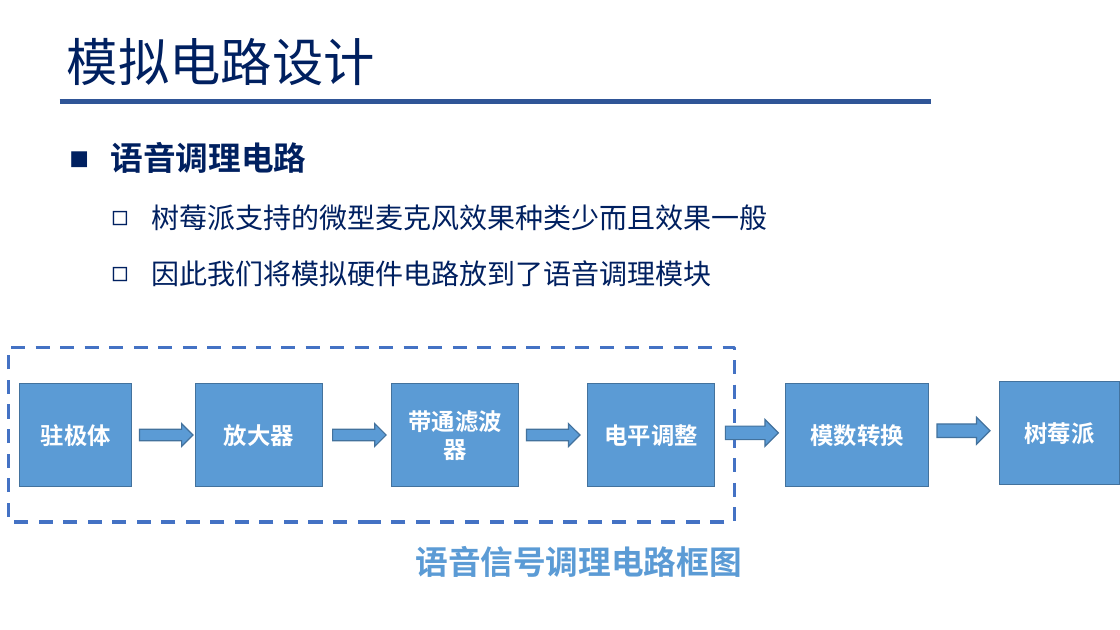
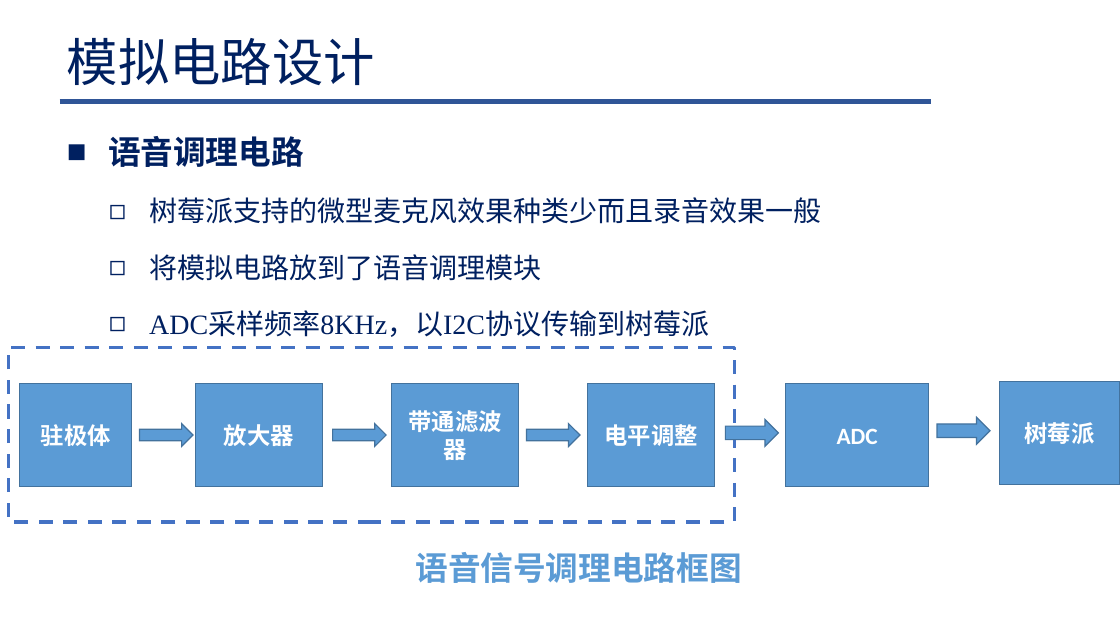
Before and after one commit to Lelucermaire111/Intelligent-blind-assistance-system, a slide deck: slide 12 of 系统设计/系统设计.pptx (slide 7 before the commit). Drawn at 1120x630 pixels with LibreOffice and Linux fonts; fonts in the diff are those of the drawing; background and template pictures are left out. Boxes give left, top, right and bottom in pixels: in the first picture for what was removed or moved away, otherwise in the second. Text is boxed around its words. In the diff, an @@ line names an element or a change of style, - is before the commit and + after.

```diff
--- a/系统设计/系统设计.pptx
+++ b/系统设计/系统设计.pptx
@@ text at [149, 197, 821, 337]: text changed @@
-  ◻ 树莓派支持的微型麦克风效果种类少而且效果一般
-  ◻ 因此我们将模拟硬件电路放到了语音调理模块
+  ◻ 树莓派支持的微型麦克风效果种类少而且录音效果一般
+  ◻ 将模拟电路放到了语音调理模块
+  ◻ ADC采样频率8KHz，以I2C协议传输到树莓派
@@ text in rectangle at [837, 428, 878, 444]: text changed @@
-模数转换
+ADC
@@ text "语音信号调理电路框图": place and size @@
-text "语音信号调理电路框图" at [415, 546, 741, 577]
+text "语音信号调理电路框图" at [415, 552, 741, 583]
```
Also in this commit, not shown: 7 other slides changed, 25 slides added, 2 slides removed, 5 other files.
